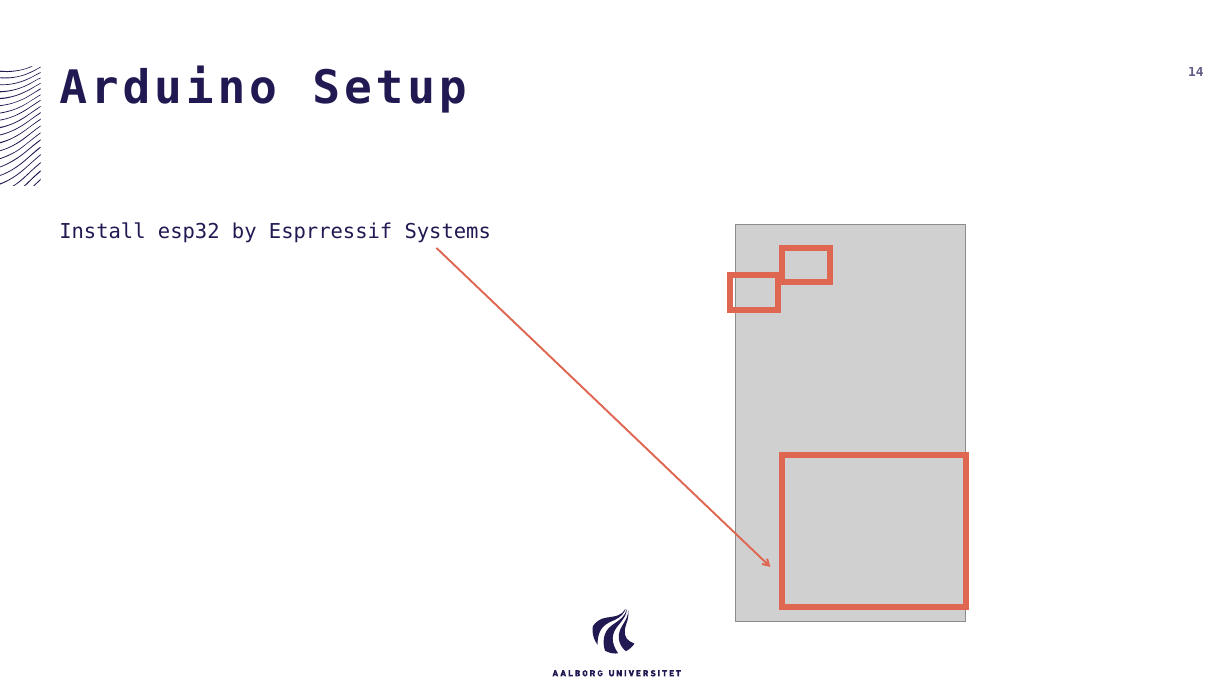
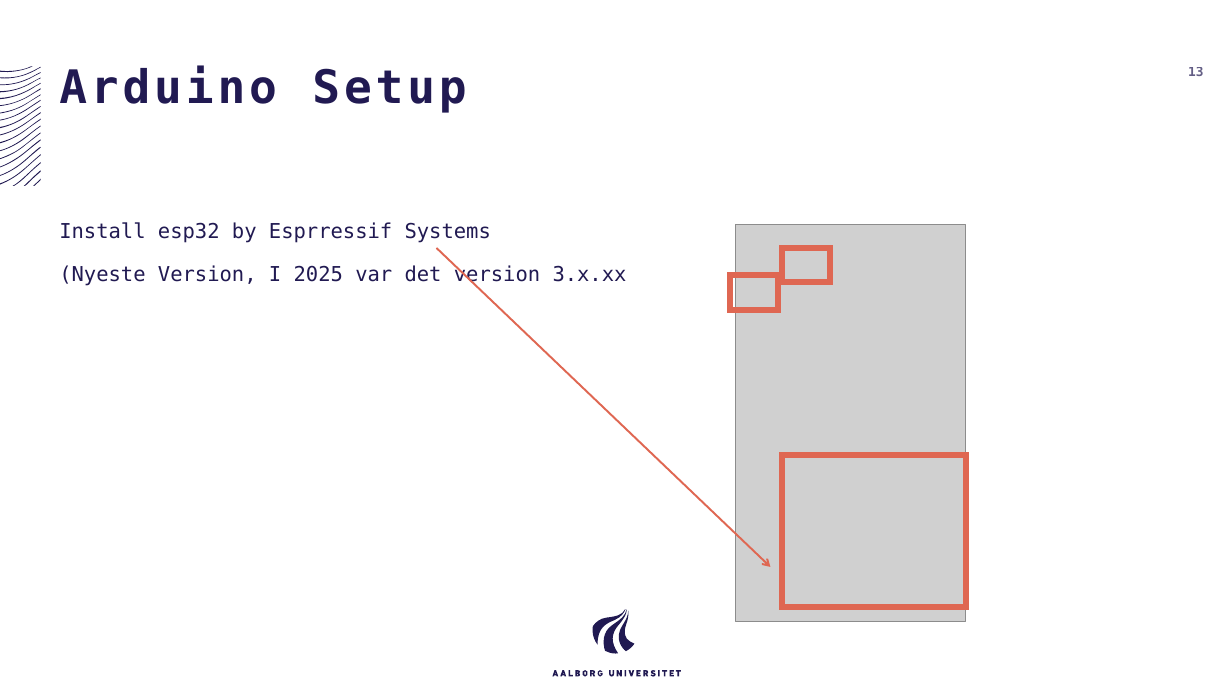
Before and after one commit to AAU-ST1-Programming/setup, a slide deck: slide 13 of Setup Windows.pptx (slide 14 before the commit). Drawn at 1232x693 pixels with LibreOffice and Linux fonts; fonts in the diff are those of the drawing; grey boxes stand for pictures. Boxes give left, top, right and bottom in pixels: in the first picture for what was removed or moved away, otherwise in the second. Text is boxed around its words. In the diff, an @@ line names an element or a change of style, - is before the commit and + after.

```diff
--- a/Setup Windows.pptx
+++ b/Setup Windows.pptx
@@ page number at bbox=[1188, 67, 1203, 76]: text changed @@
-14
+13
@@ text at bbox=[59, 264, 627, 286]: paragraph added @@
+(Nyeste Version, I 2025 var det version 3.x.xx
```
Also in this commit, not shown: 1 slide removed, 1 other file.
